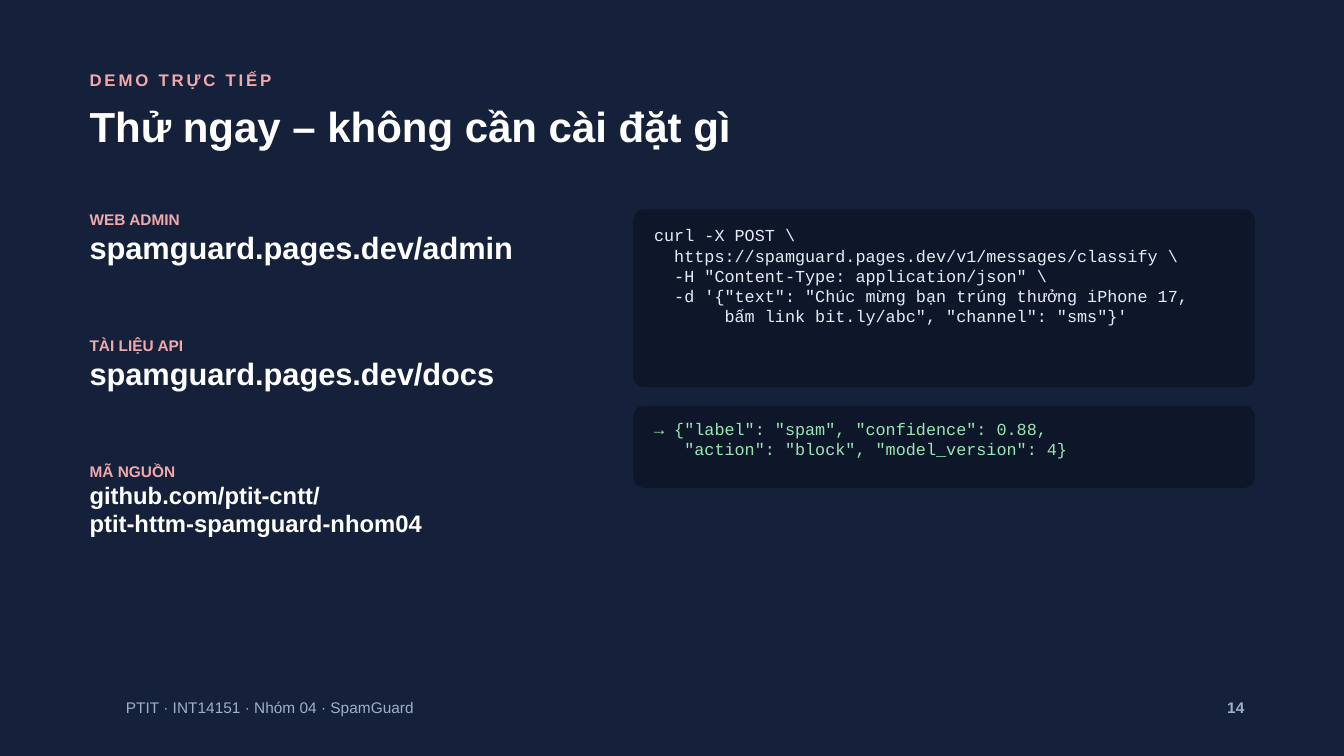
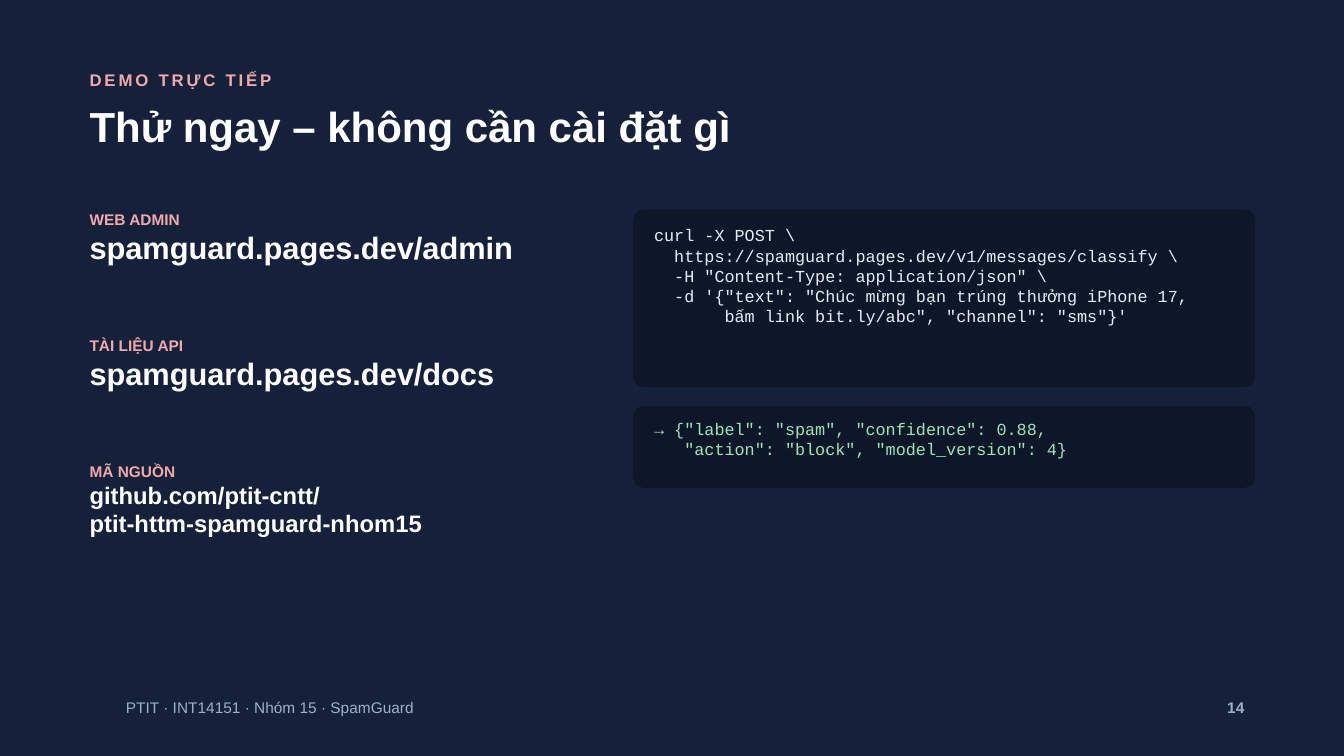
Before and after one commit to ptit-cntt/ptit-httm-spamguard-nhom15, a slide deck: slide 14 of docs/SpamGuard_Slides.pptx. Drawn at 1344x756 pixels with LibreOffice and Linux fonts; fonts in the diff are those of the drawing; background and template pictures are left out. Boxes give left, top, right and bottom in pixels: in the first picture for what was removed or moved away, otherwise in the second. Text is boxed around its words. In the diff, an @@ line names an element or a change of style, - is before the commit and + after.

```diff
--- a/docs/SpamGuard_Slides.pptx
+++ b/docs/SpamGuard_Slides.pptx
@@ text at (x1=90, y1=514, x2=422, y2=537): text changed @@
-ptit-httm-spamguard-nhom04
+ptit-httm-spamguard-nhom15
@@ text at (x1=126, y1=701, x2=413, y2=716): text changed @@
-PTIT · INT14151 · Nhóm 04 · SpamGuard
+PTIT · INT14151 · Nhóm 15 · SpamGuard
```
Also in this commit, not shown: 15 other slides changed, 6 other files.
